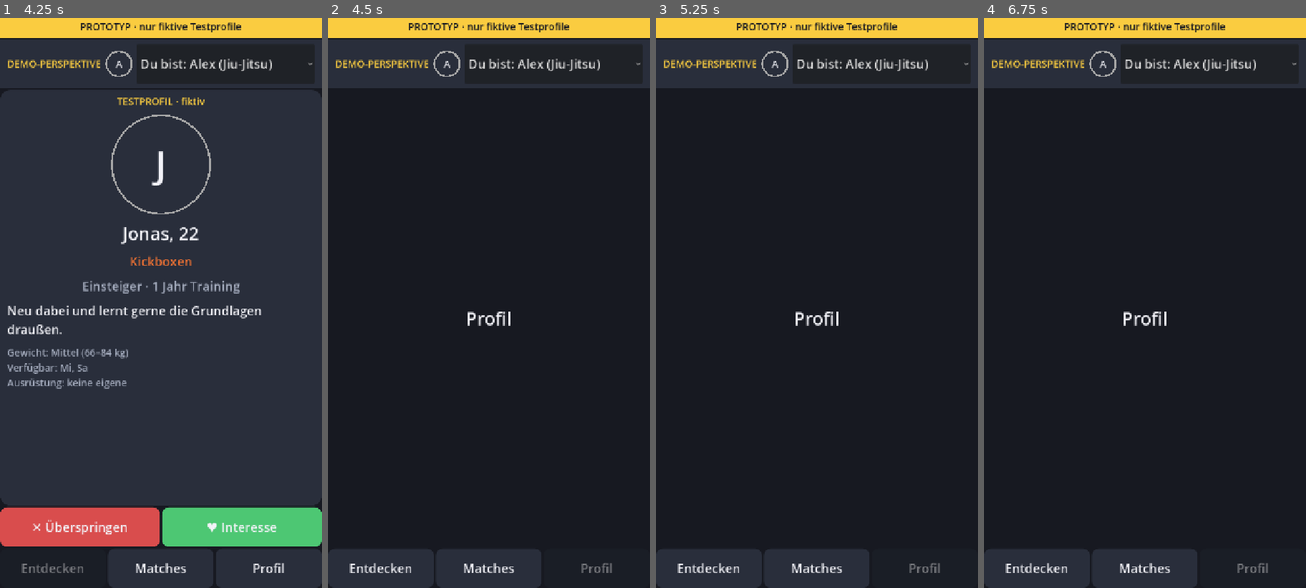
Above: before the commit, frames 1-4 (left to right).
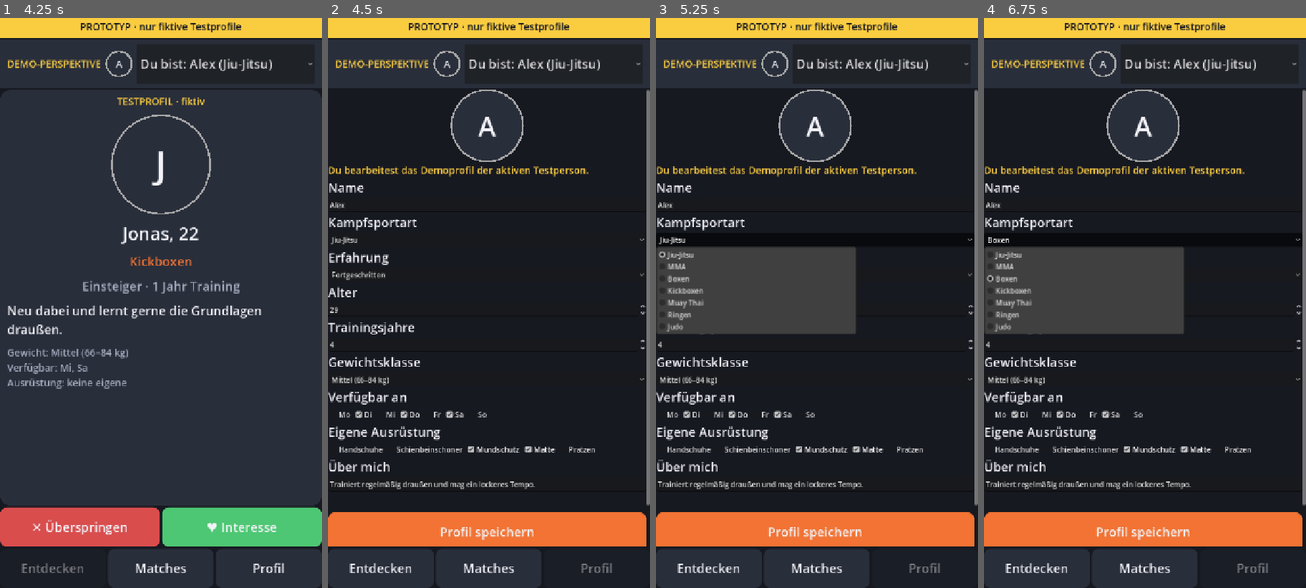
Above: after the commit, the same moments.

Repository: Mayo73/agenthub-backup
Game: Godot game, scene res://scenes/main.tscn
Same seed, same stepped clock (60 frames per second), same inputs: the game is played once before the commit and once after it.
Inputs (mouse positions are in pixels of both pictures, inside the frame that each line leads up to):
- Up to frame 1 (4.25 s): click "Du bist: Alex (Jiu-Jitsu)" at 0.5 s; click "✕ Überspringen" at 1.25 s; click "♥ Interesse" at 2 s; click "Matches" at 2.75 s; click "Entdecken" at 3.5 s
- Up to frame 2 (4.5 s): click "Profil" at 4.25 s
- Up to frame 3 (5.25 s): click (813, 240) at 5 s, where only the run after the commit has a clickable "Jiu-Jitsu"
- Up to frame 4 (6.75 s): click (1141, 274) at 5.75 s, where only the run after the commit has a clickable "Fortgeschritten"; click (1141, 240) at 6.5 s, where only the run after the commit has a clickable "Boxen"

Frame 1 is identical in both runs. In frame 2, 13% of the frame differs, in the area x 0-100%, y 12-93%; in frame 3, 22%; in frame 4, 22%.

Commit message:
T-0336: Reiter „Profil“ in der App, Zurücksetzen stellt die Testdaten wieder her
Erstellt vom lokalen Agent (Modell qwen3.5:35b-a3b, Versuch 1 von 5).

Diff:
--- a/scripts/main.gd
+++ b/scripts/main.gd
@@ -96,12 +96,28 @@
 	show_screen(current_screen)
 
 
+## Alle Profile, Matches, Nachrichten und Treffen auf die ursprünglichen Testdaten zurücksetzen.
+func reset_demo() -> void:
+	state = StateStore.reset(store_path)
+	perspective.set_state(state)
+	show_screen("entdecken")
+
+
+func _on_reset_demo() -> void:
+	reset_demo()
+
+
 ## Baut den Bildschirm zu einem Namen. Noch nicht umgesetzte Bildschirme zeigen nur den Titel.
 func _make_screen(screen_name: String) -> Control:
 	if screen_name == "entdecken":
 		var discover := DiscoverScreen.new(state)
 		discover.changed.connect(save)
 		return discover
+	if screen_name == "profil":
+		var profile := ProfileScreen.new(state)
+		profile.changed.connect(save)
+		profile.reset_requested.connect(_on_reset_demo)
+		return profile
 	var l := UiStyle.label(TAB_TITLES.get(screen_name, screen_name), UiStyle.SIZE_TITLE)
 	l.horizontal_alignment = HORIZONTAL_ALIGNMENT_CENTER
 	l.vertical_alignment = VERTICAL_ALIGNMENT_CENTER
--- a/tests/test_main.gd
+++ b/tests/test_main.gd
@@ -53,3 +53,41 @@
 	(main.screen as DiscoverScreen).like_button.pressed.emit()
 	check(StateStore.load_state(TEST_PATH).book.likes.has("p01>p02"), "Interesse gespeichert")
 	DirAccess.remove_absolute(TEST_PATH)
+
+
+func test_profil_ist_echt() -> void:
+	main.use_store(TEST_PATH)
+	main.show_screen("profil")
+	check(main.screen is ProfileScreen, "Profil ist der echte Bildschirm")
+	DirAccess.remove_absolute(TEST_PATH)
+
+
+func test_profil_wird_gespeichert() -> void:
+	main.use_store(TEST_PATH)
+	main.show_screen("profil")
+	var ps = main.screen as ProfileScreen
+	ps.name_edit.text = "Alexa"
+	ps.save_button.pressed.emit()
+
+	var loaded = StateStore.load_state(TEST_PATH)
+	check_eq(loaded.profile("p01").name, "Alexa", "Name im Load")
+	main.perspective.set_state(loaded)
+	check(main.perspective.picker.get_item_text(0).begins_with("Du bist: Alexa"), "Perspektive zeigt neuen Namen")
+	DirAccess.remove_absolute(TEST_PATH)
+
+
+func test_zuruecksetzen() -> void:
+	main.use_store(TEST_PATH)
+	main.state.like("p01>p02")
+	main.save()
+	check(not main.state.book.likes.is_empty(), "Likes vor dem Zurücksetzen")
+
+	main.show_screen("profil")
+	var ps = main.screen as ProfileScreen
+	ps.reset_button.pressed.emit()
+	ps.dialog.ok_button.pressed.emit()
+
+	check(main.state.book.likes.is_empty(), "Nach Reset sind Likes leer")
+	check_eq(main.current_screen, "entdecken", "Zurücksetzen zeigt Entdecken")
+	check(StateStore.load_state(TEST_PATH).book.likes.is_empty(), "Gespeicherte Datei hat keine Likes")
+	DirAccess.remove_absolute(TEST_PATH)
